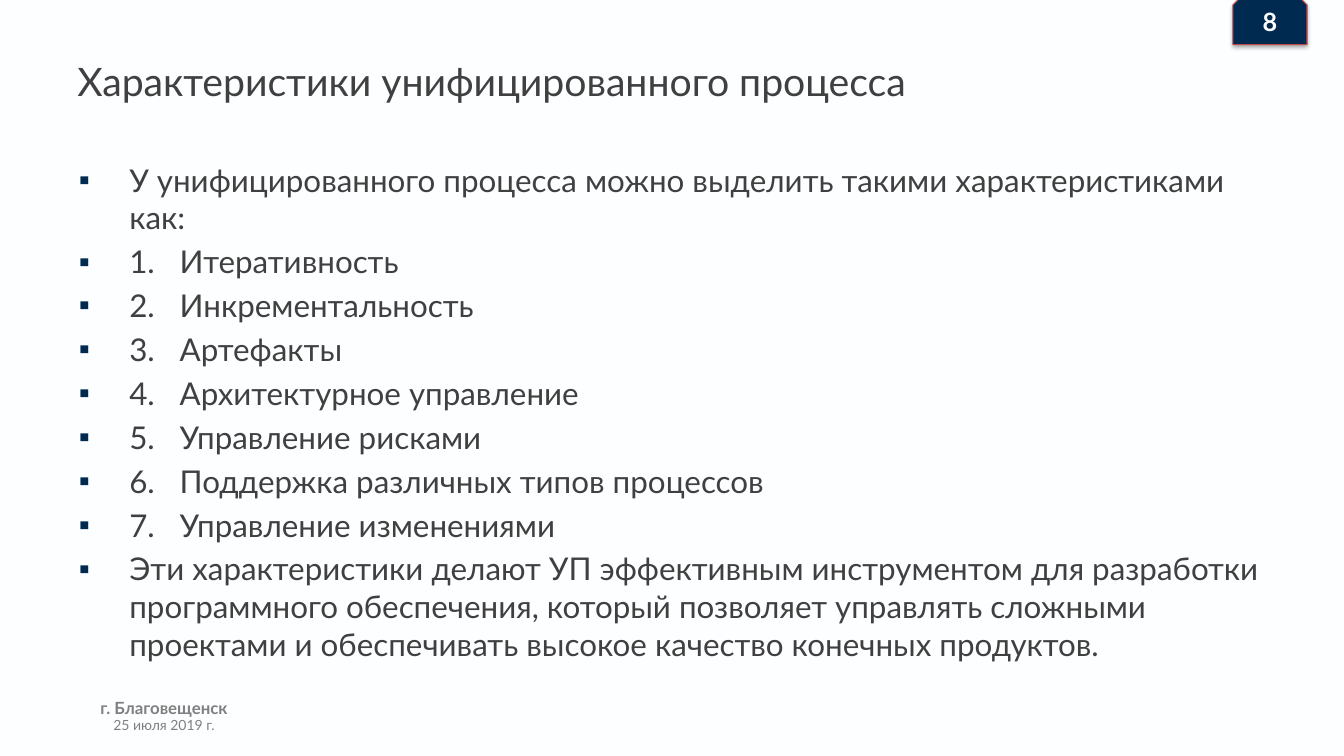
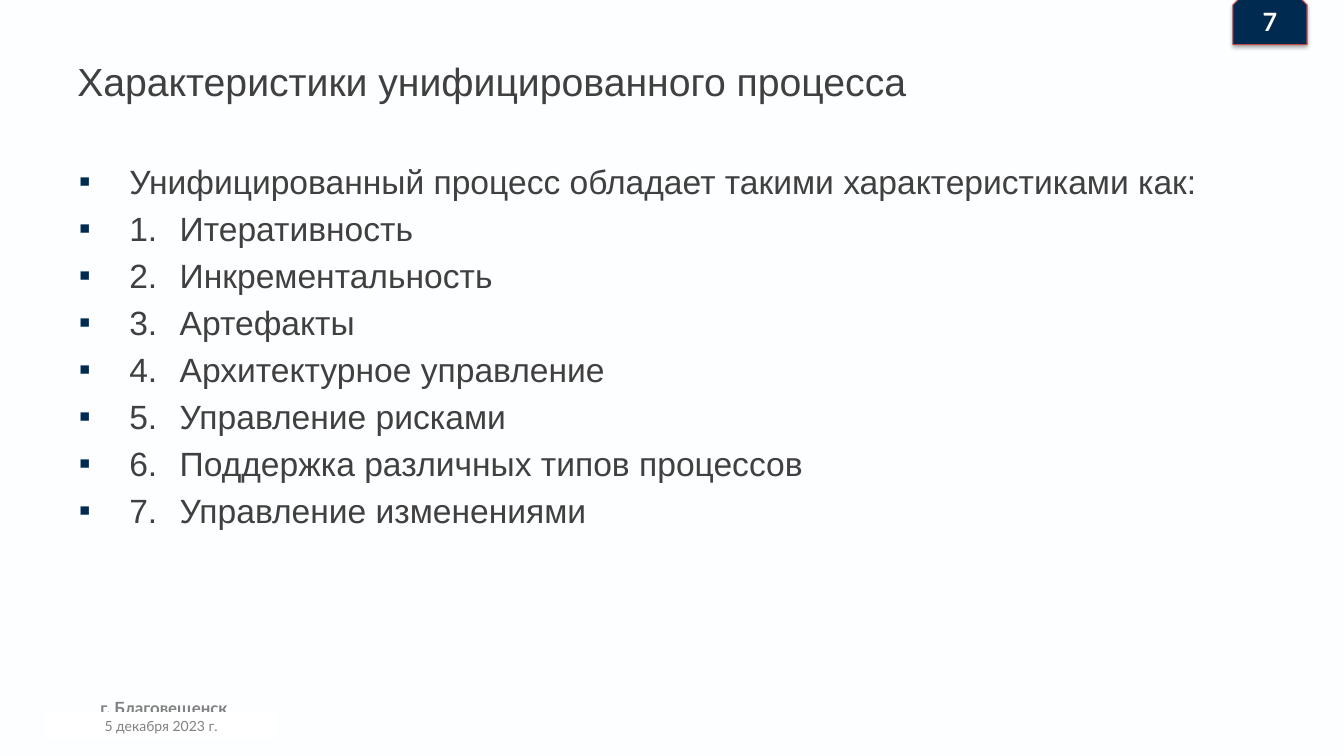
Before and after one commit to Denis-buh/Lesson_repo, a slide deck: slide 8 of Рефераты/Введение в професию/Наработки/Презентация.pptx (slide 9 before the commit). Drawn at 1344x756 pixels with LibreOffice and Linux fonts; fonts in the diff are those of the drawing; background and template pictures are left out. Boxes give left, top, right and bottom in pixels: in the first picture for what was removed or moved away, otherwise in the second. Text is boxed around its words. In the diff, an @@ line names an element or a change of style, - is before the commit and + after.

```diff
--- a/Рефераты/Введение в професию/Наработки/Презентация.pptx
+++ b/Рефераты/Введение в професию/Наработки/Презентация.pptx
@@ text at [1263,12,1278,31]: text changed @@
-8
+7
@@ title "Характеристики унифицированного процесса" at [77,67,906,104]: font Lato to Arial @@
@@ text at [129,169,1196,201]: text changed; size 22.4 to 24 pt; font Lato to Arial @@
-▪ У унифицированного процесса можно выделить такими характеристиками как:
+▪ Унифицированный процесс обладает такими характеристиками как:
@@ text at [129,218,803,530]: size 22.4 to 24 pt, font Lato to Arial in "1. Итеративность", "2. Инкрементальность", "3. Артефакты", "4. Архитектурное управление" and 3 more places @@
@@ text at [129,557,1258,662]: paragraph removed @@
-▪ Эти характеристики делают УП эффективным инструментом для разработки программного обеспечения, который позволяет управлять сложными проектами и обеспечивать высокое качество конечных продуктов.
@@ text added at [105,721,214,734], 10 pt, text #808080 @@
+5 декабря 2023 г.
```
Also in this commit, not shown: 11 other slides changed, 1 slide added, 3 slides removed, 3 other files.
